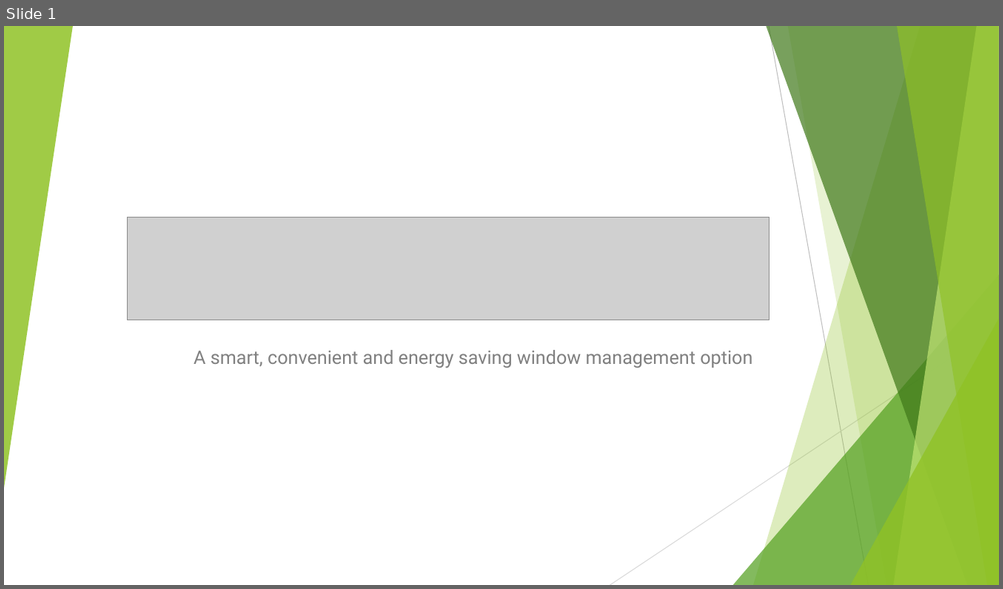
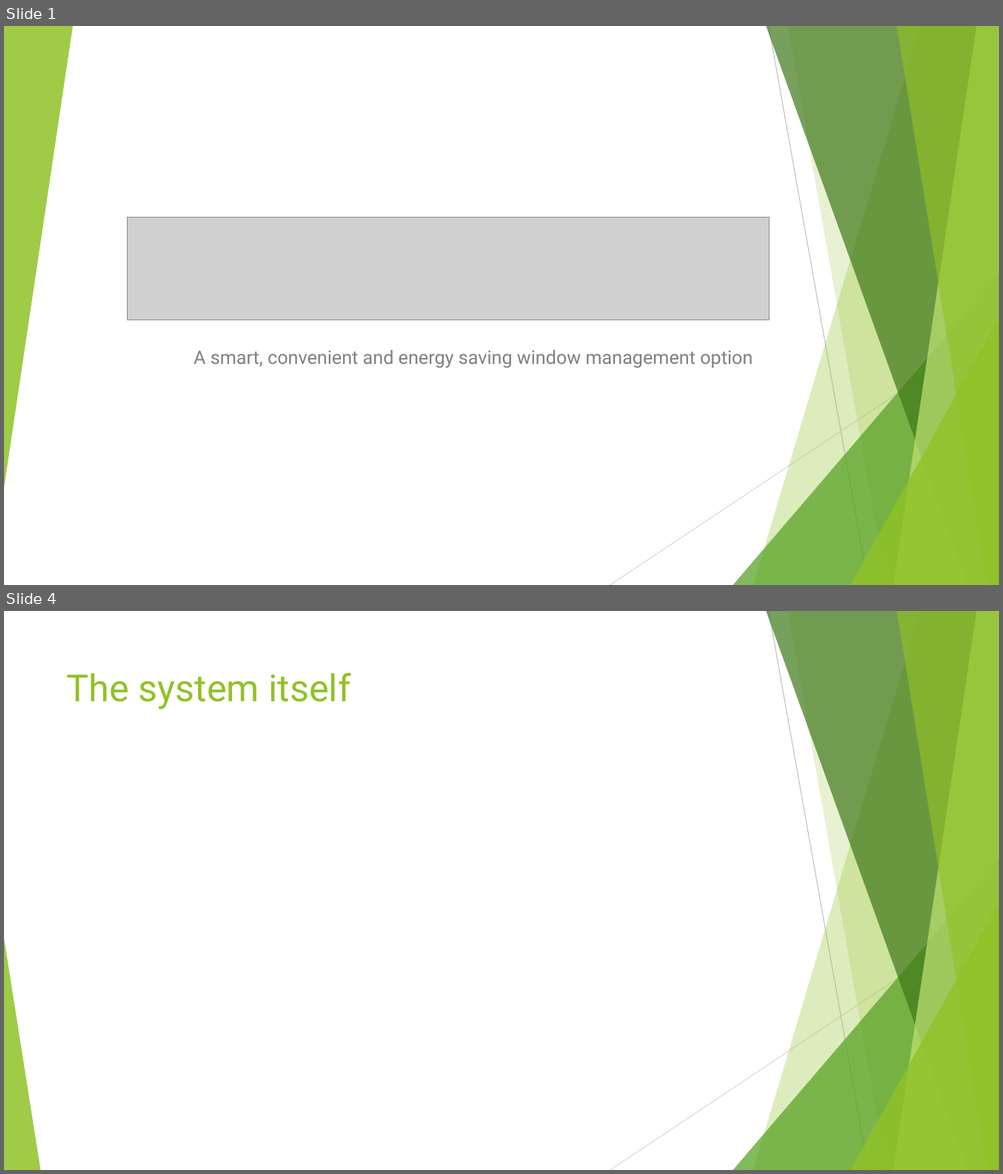
Before and after one commit to csimi97/HEKK, a slide deck: Documentation/Presentation.pptx. Shown one above the other, each under a label of ours: slide 1 before the commit, slides 1 and 4 after it; the slides between them are not shown. The pictures are 1003x589 and 1003x1174 pixels, drawn with LibreOffice and Linux fonts; fonts in the diff are those of the drawing; grey boxes stand for pictures. Boxes give left, top, right and bottom in pixels: in the first picture for what was removed or moved away, otherwise in the second. Text is boxed around its words. In the diff, an @@ line names an element or a change of style, - is before the commit and + after.

```diff
--- a/Documentation/Presentation.pptx
+++ b/Documentation/Presentation.pptx
@@ slide 4 added at (4, 611, 999, 1170), background #FFFFFF; not listed: 9 template elements that a slide beside it also shows @@
@@ title added at (67, 672, 350, 709), 36 pt, text #90C226 @@
+The system itself
@@ triangle added at (4, 939, 40, 1170), fill #90C226 at 85% opacity @@
```
Also in this commit, not shown: 4 other slides added, 4 other files.
